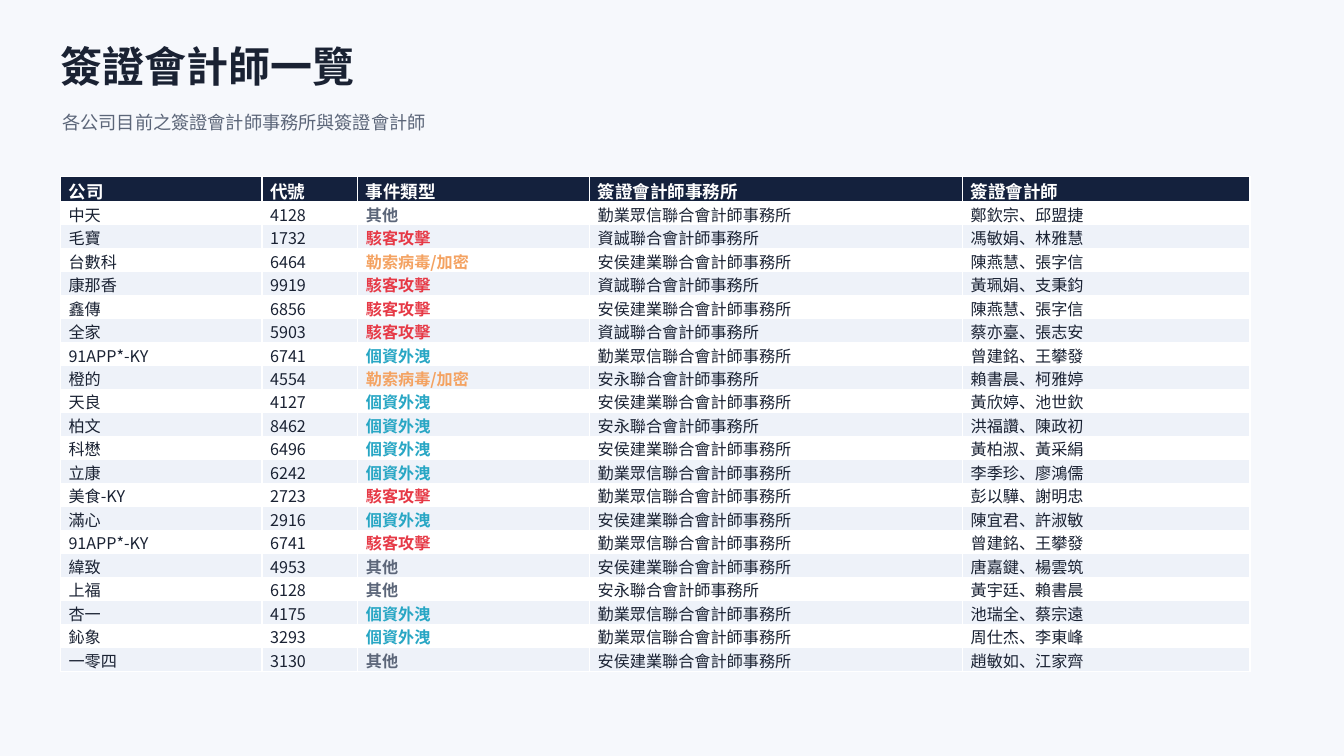
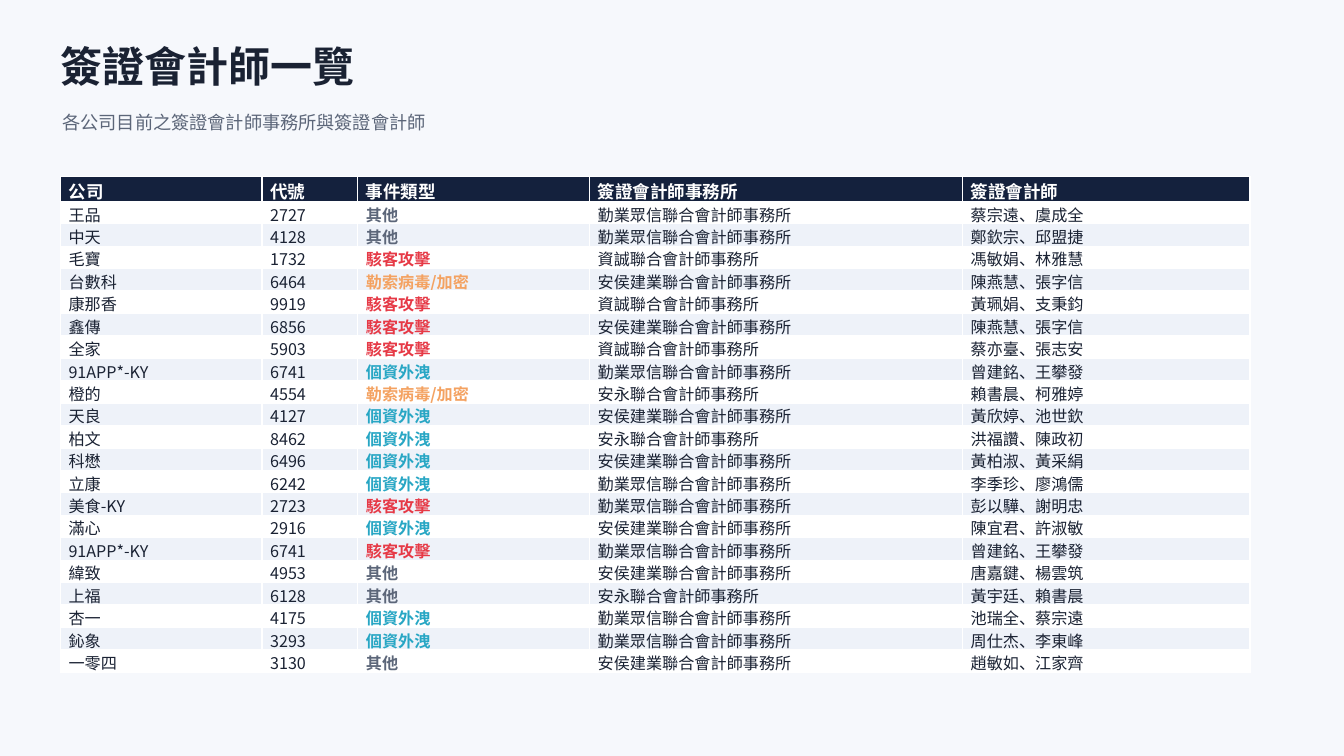
Before and after one commit to Johnnylin77/mops-isec-monitor, a slide deck: slide 4 of 資安事件因應分析.pptx. Drawn at 1344x756 pixels with LibreOffice and Linux fonts; fonts in the diff are those of the drawing. Boxes give left, top, right and bottom in pixels: in the first picture for what was removed or moved away, otherwise in the second. Text is boxed around its words. In the diff, an @@ line names an element or a change of style, - is before the commit and + after.

```diff
--- a/資安事件因應分析.pptx
+++ b/資安事件因應分析.pptx
@@ table at [60, 176, 1250, 675] @@
+row 2: 王品 | 2727 | 其他 | 勤業眾信聯合會計師事務所 | 蔡宗遠、虞成全
```
Also in this commit, not shown: 8 other slides changed, 1 slide added, 2 other files.
